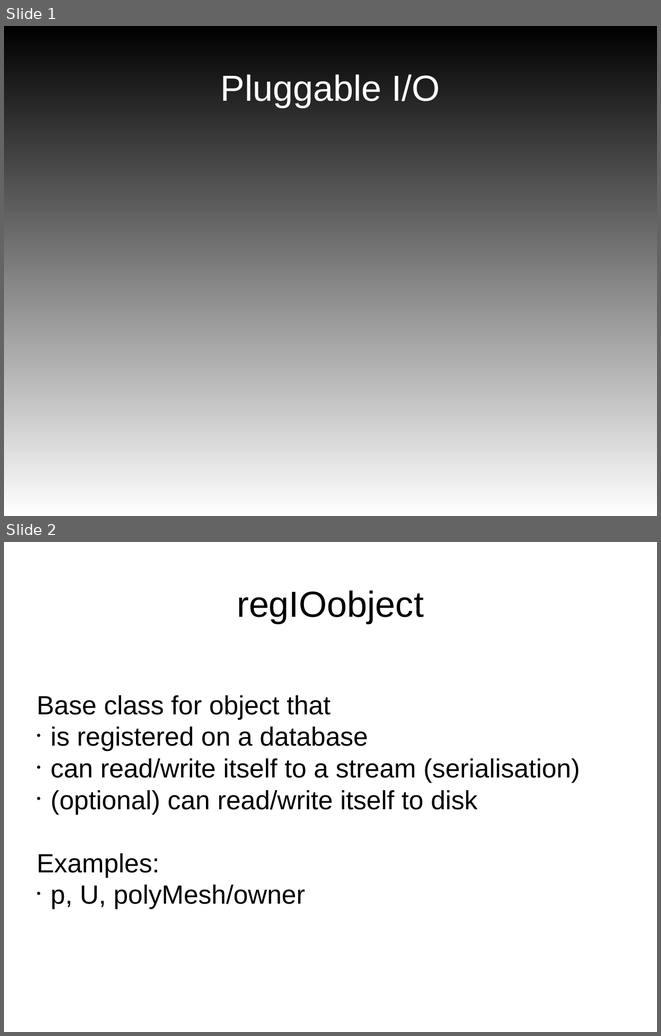
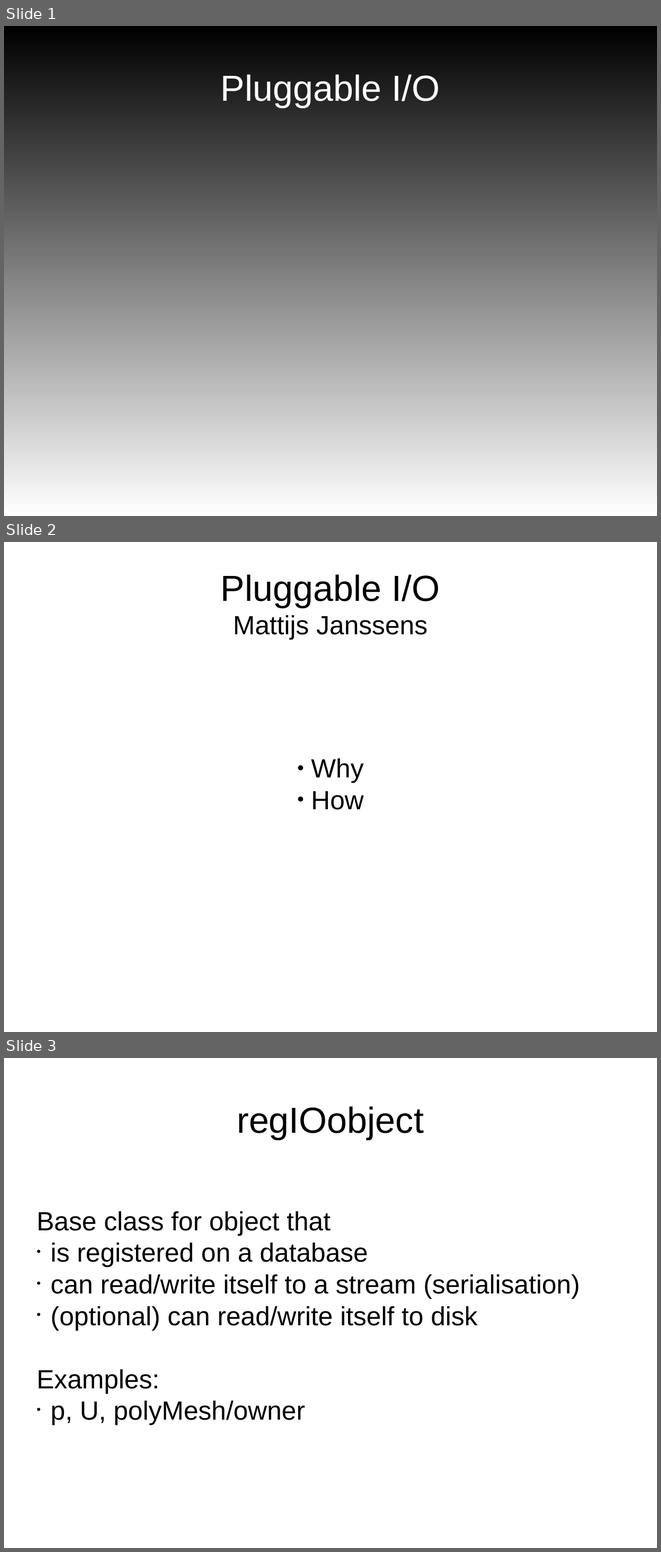
Before and after one commit to mattijsjanssens/mattijs-extensions, a slide deck: doc/Notes/GlobalFile_UGM2017/presentation.odp. Shown one above the other, each under a label of ours: slides 1 and 2 before the commit, slides 1, 2 and 3 after it. The pictures are 661x1036 and 661x1552 pixels, drawn with LibreOffice and Linux fonts; fonts in the diff are those of the drawing. Boxes give left, top, right and bottom in pixels: in the first picture for what was removed or moved away, otherwise in the second. Text is boxed around its words. In the diff, an @@ line names an element or a change of style, - is before the commit and + after.

```diff
--- a/doc/Notes/GlobalFile_UGM2017/presentation.odp
+++ b/doc/Notes/GlobalFile_UGM2017/presentation.odp
@@ slide 2 added at <box>4,542,657,1032</box>, background #FFFFFF @@
@@ title added at <box>221,574,440,640</box>, 32 pt, text #000000 @@
+Pluggable I/O
+Mattijs Janssens
@@ subtitle added at <box>311,758,363,810</box>, 32 pt, text #000000 @@
+● Why
+● How
@@ what was slide 2 is now slide 3 @@
```
Also in this commit, not shown: 3 slides changed, 1 other slide added, 1 other file.
